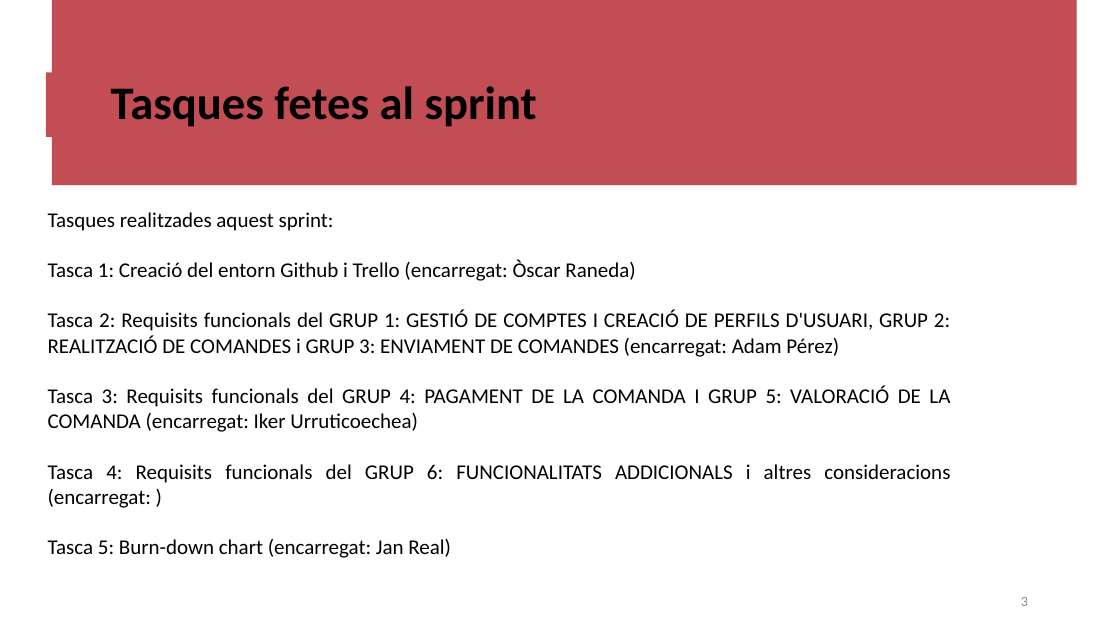
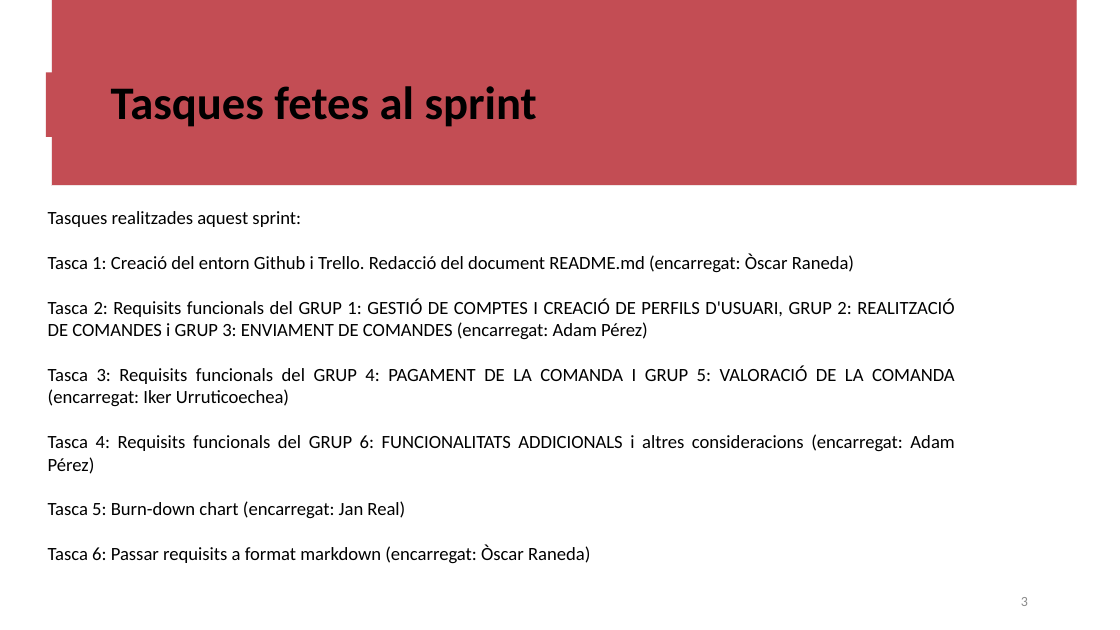
Before and after one commit to oscar-123458/ES26UAB-411-09, a slide deck: slide 3 of documents/Sprint_Review1_411_09.pptx. Drawn at 1120x630 pixels with LibreOffice and Linux fonts; fonts in the diff are those of the drawing. Boxes give left, top, right and bottom in pixels: in the first picture for what was removed or moved away, otherwise in the second. Text is boxed around its words. In the diff, an @@ line names an element or a change of style, - is before the commit and + after.

```diff
--- a/documents/Sprint_Review1_411_09.pptx
+++ b/documents/Sprint_Review1_411_09.pptx
@@ text at box(48, 211, 955, 519): size 18 to 16 pt in "Tasques realitzades aquest sprint:", "Tasca 2: Requisits funcionals del GRUP 1: ...", "Tasca 3: Requisits funcionals del GRUP 4: ...", "Tasca 5: Burn-down chart (encarregat: Jan Real)" @@
@@ text at box(48, 254, 854, 273): text changed; size 18 to 16 pt @@
-Tasca 1: Creació del entorn Github i Trello (encarregat: Òscar Raneda)
+Tasca 1: Creació del entorn Github i Trello. Redacció del document README.md (encarregat: Òscar Raneda)
@@ text at box(48, 434, 954, 474): text changed; size 18 to 16 pt @@
-Tasca 4: Requisits funcionals del GRUP 6: FUNCIONALITATS ADDICIONALS i altres consideracions (encarregat: )
+Tasca 4: Requisits funcionals del GRUP 6: FUNCIONALITATS ADDICIONALS i altres consideracions (encarregat: Adam Pérez)
@@ text at box(48, 545, 590, 564): paragraph added @@
+Tasca 6: Passar requisits a format markdown (encarregat: Òscar Raneda)
```
Also in this commit, not shown: 1 slide added.
